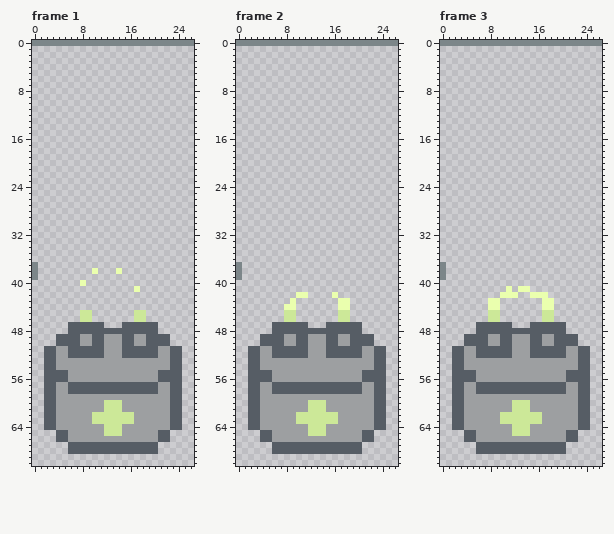
Pixel-art file, stored at Ressources/bateries.aseprite. Above, as it was before the edit.
27x71 pixels, 4 frames. Colours within 5 levels of each other are drawn and written as one. Shown: frame 1, frame 2, frame 3. The commit also changed other frames, which this record leaves out.
New version:
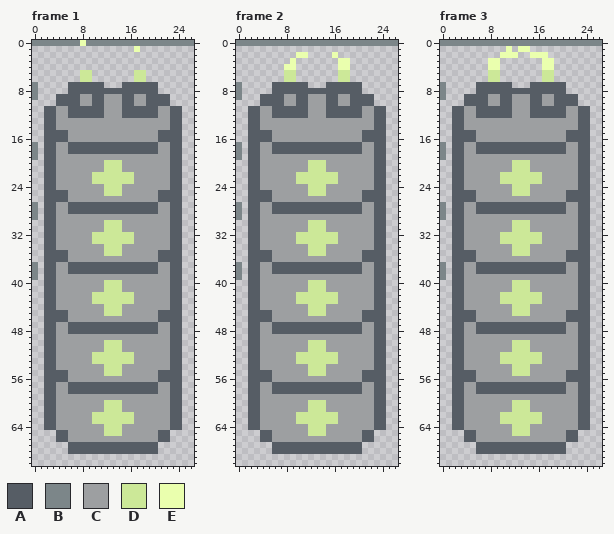
Palette (. is transparent): A #565d65  B #7c8689  C #9d9fa1  D #cce898  E #eaffae
Change:
layer "2bat" now shown
layer "3bat" now shown
layer "4bat" now shown
layer "5bat" now shown
Changed rows in their new state; - is an unchanged pixel.
Frame 1:
first column x 8:
 0 E---------
 1 ---------E
first column x 0:
 5 --------DD-------DD------
 6 --------DD-------DD------
 7 B-----AAAAAA---AAAAAA----
 8 B-----AAAAAAAAAAAAAAA----
 9 B---AAAACCAACCCAACCAAAA--
10 ----AAAACCAACCCAACCAAAA--
11 --AACCAAAAAACCCAAAAAACCAA
12 --AACCAAAAAACCCAAAAAACCAA
13 --AACCCCCCCCCCCCCCCCCCCAA
14 --AACCCCCCCCCCCCCCCCCCCAA
15 --AAAACCCCCCCCCCCCCCCAAAA
16 --AAAACCCCCCCCCCCCCCCAAAA
17 B-AACCAAAAAAAAAAAAAAACCAA
18 B-AACCAAAAAAAAAAAAAAACCAA
19 B-AACCCCCCCCCCCCCCCCCCCAA
20 --AACCCCCCCCDDDCCCCCCCCAA
21 --AACCCCCCCCDDDCCCCCCCCAA
22 --AACCCCCCDDDDDDDCCCCCCAA
23 --AACCCCCCDDDDDDDCCCCCCAA
24 --AACCCCCCCCDDDCCCCCCCCAA
25 --AAAACCCCCCDDDCCCCCCAAAA
26 --AAAACCCCCCCCCCCCCCCAAAA
27 B-AACCAAAAAAAAAAAAAAACCAA
28 B-AACCAAAAAAAAAAAAAAACCAA
29 B-AACCCCCCCCCCCCCCCCCCCAA
30 --AACCCCCCCCDDDCCCCCCCCAA
31 --AACCCCCCCCDDDCCCCCCCCAA
32 --AACCCCCCDDDDDDDCCCCCCAA
33 --AACCCCCCDDDDDDDCCCCCCAA
34 --AACCCCCCCCDDDCCCCCCCCAA
35 --AAAACCCCCCDDDCCCCCCAAAA
36 --AAAACCCCCCCCCCCCCCCAAAA
37 --AACCAAAAAAAAAAAAAAACCAA
38 --AACCAAAAAAAAAAAAAAACCAA
39 --AACCCCCCCCCCCCCCCCCCCAA
40 --AACCCCCCCCDDDCCCCCCCCAA
41 --AACCCCCCCCDDDCCCCCCCCAA
42 --AACCCCCCDDDDDDDCCCCCCAA
43 --AACCCCCCDDDDDDDCCCCCCAA
44 --AACCCCCCCCDDDCCCCCCCCAA
45 --AAAACCCCCCDDDCCCCCCAAAA
46 --AAAACCCCCCCCCCCCCCCAAAA
47 --AACC------AAA------CCAA
48 --AACC---------------CCAA
49 --AACCCC--CC---CC--CCCCAA
50 --AACCCC--CCDDDCC--CCCCAA
51 ------CCCCCCDDDCCCCCC----
52 ------CCCCDDDDDDDCCCC----
53 ----------DDDDDDD--------
54 ------------DDD----------
55 ------------DDD----------
Frame 2:
first column x 0:
 2 ----------EE----E--------
 3 ---------E-------EE------
 4 --------EE-------EE------
 5 --------DD-------DD------
 6 --------DD-------DD------
 7 B-----AAAAAA---AAAAAA----
 8 B-----AAAAAAAAAAAAAAA----
 9 B---AAAACCAACCCAACCAAAA--
10 ----AAAACCAACCCAACCAAAA--
11 --AACCAAAAAACCCAAAAAACCAA
12 --AACCAAAAAACCCAAAAAACCAA
13 --AACCCCCCCCCCCCCCCCCCCAA
14 --AACCCCCCCCCCCCCCCCCCCAA
15 --AAAACCCCCCCCCCCCCCCAAAA
16 --AAAACCCCCCCCCCCCCCCAAAA
17 B-AACCAAAAAAAAAAAAAAACCAA
18 B-AACCAAAAAAAAAAAAAAACCAA
19 B-AACCCCCCCCCCCCCCCCCCCAA
20 --AACCCCCCCCDDDCCCCCCCCAA
21 --AACCCCCCCCDDDCCCCCCCCAA
22 --AACCCCCCDDDDDDDCCCCCCAA
23 --AACCCCCCDDDDDDDCCCCCCAA
24 --AACCCCCCCCDDDCCCCCCCCAA
25 --AAAACCCCCCDDDCCCCCCAAAA
26 --AAAACCCCCCCCCCCCCCCAAAA
27 B-AACCAAAAAAAAAAAAAAACCAA
28 B-AACCAAAAAAAAAAAAAAACCAA
29 B-AACCCCCCCCCCCCCCCCCCCAA
30 --AACCCCCCCCDDDCCCCCCCCAA
31 --AACCCCCCCCDDDCCCCCCCCAA
32 --AACCCCCCDDDDDDDCCCCCCAA
33 --AACCCCCCDDDDDDDCCCCCCAA
34 --AACCCCCCCCDDDCCCCCCCCAA
35 --AAAACCCCCCDDDCCCCCCAAAA
36 --AAAACCCCCCCCCCCCCCCAAAA
37 --AACCAAAAAAAAAAAAAAACCAA
38 --AACCAAAAAAAAAAAAAAACCAA
39 --AACCCCCCCCCCCCCCCCCCCAA
40 --AACCCCCCCCDDDCCCCCCCCAA
41 --AACCCCCCCCDDDCCCCCCCCAA
42 --AACCCCCCDDDDDDDCCCCCCAA
43 --AACCCCCCDDDDDDDCCCCCCAA
44 --AACCCCCCCCDDDCCCCCCCCAA
45 --AAAACCCCCCDDDCCCCCCAAAA
46 --AAAACCCCCCCCCCCCCCCAAAA
47 --AACC------AAA------CCAA
48 --AACC---------------CCAA
49 --AACCCC--CC---CC--CCCCAA
50 --AACCCC--CCDDDCC--CCCCAA
51 ------CCCCCCDDDCCCCCC----
52 ------CCCCDDDDDDDCCCC----
53 ----------DDDDDDD--------
54 ------------DDD----------
55 ------------DDD----------
Frame 3:
first column x 0:
 1 -----------E-EE----------
 2 ----------EEE--EEE-------
 3 --------EE-------EE------
 4 --------EE-------EE------
 5 --------DD-------DD------
 6 --------DD-------DD------
 7 B-----AAAAAA---AAAAAA----
 8 B-----AAAAAAAAAAAAAAA----
 9 B---AAAACCAACCCAACCAAAA--
10 ----AAAACCAACCCAACCAAAA--
11 --AACCAAAAAACCCAAAAAACCAA
12 --AACCAAAAAACCCAAAAAACCAA
13 --AACCCCCCCCCCCCCCCCCCCAA
14 --AACCCCCCCCCCCCCCCCCCCAA
15 --AAAACCCCCCCCCCCCCCCAAAA
16 --AAAACCCCCCCCCCCCCCCAAAA
17 B-AACCAAAAAAAAAAAAAAACCAA
18 B-AACCAAAAAAAAAAAAAAACCAA
19 B-AACCCCCCCCCCCCCCCCCCCAA
20 --AACCCCCCCCDDDCCCCCCCCAA
21 --AACCCCCCCCDDDCCCCCCCCAA
22 --AACCCCCCDDDDDDDCCCCCCAA
23 --AACCCCCCDDDDDDDCCCCCCAA
24 --AACCCCCCCCDDDCCCCCCCCAA
25 --AAAACCCCCCDDDCCCCCCAAAA
26 --AAAACCCCCCCCCCCCCCCAAAA
27 B-AACCAAAAAAAAAAAAAAACCAA
28 B-AACCAAAAAAAAAAAAAAACCAA
29 B-AACCCCCCCCCCCCCCCCCCCAA
30 --AACCCCCCCCDDDCCCCCCCCAA
31 --AACCCCCCCCDDDCCCCCCCCAA
32 --AACCCCCCDDDDDDDCCCCCCAA
33 --AACCCCCCDDDDDDDCCCCCCAA
34 --AACCCCCCCCDDDCCCCCCCCAA
35 --AAAACCCCCCDDDCCCCCCAAAA
36 --AAAACCCCCCCCCCCCCCCAAAA
37 --AACCAAAAAAAAAAAAAAACCAA
38 --AACCAAAAAAAAAAAAAAACCAA
39 --AACCCCCCCCCCCCCCCCCCCAA
40 --AACCCCCCCCDDDCCCCCCCCAA
41 --AACCCCCCCCDDDCCCCCCCCAA
42 --AACCCCCCDDDDDDDCCCCCCAA
43 --AACCCCCCDDDDDDDCCCCCCAA
44 --AACCCCCCCCDDDCCCCCCCCAA
45 --AAAACCCCCCDDDCCCCCCAAAA
46 --AAAACCCCCCCCCCCCCCCAAAA
47 --AACC------AAA------CCAA
48 --AACC---------------CCAA
49 --AACCCC--CC---CC--CCCCAA
50 --AACCCC--CCDDDCC--CCCCAA
51 ------CCCCCCDDDCCCCCC----
52 ------CCCCDDDDDDDCCCC----
53 ----------DDDDDDD--------
54 ------------DDD----------
55 ------------DDD----------
Pixel boxes of the changes (left, top, right, bottom) in both pictures:
changed: (32, 40, 182, 376)
changed: (236, 52, 386, 376)
changed: (440, 46, 590, 376)
